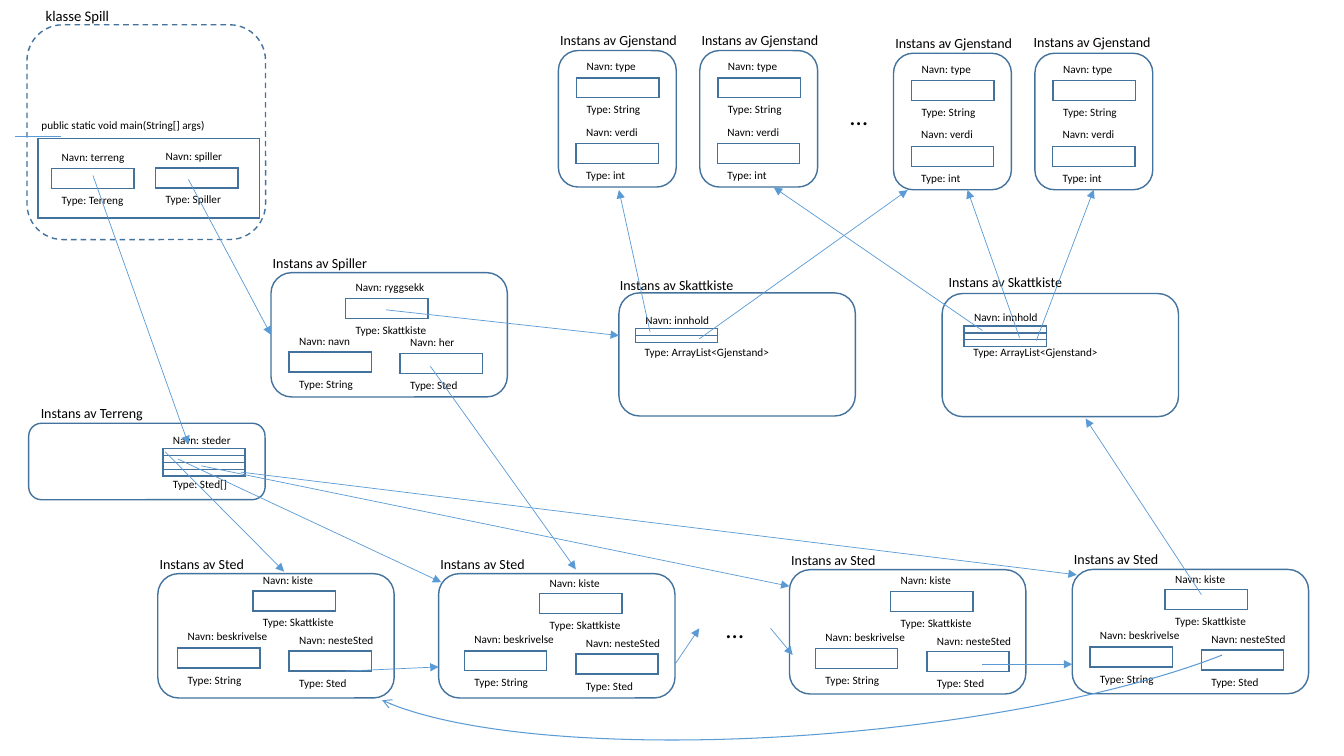
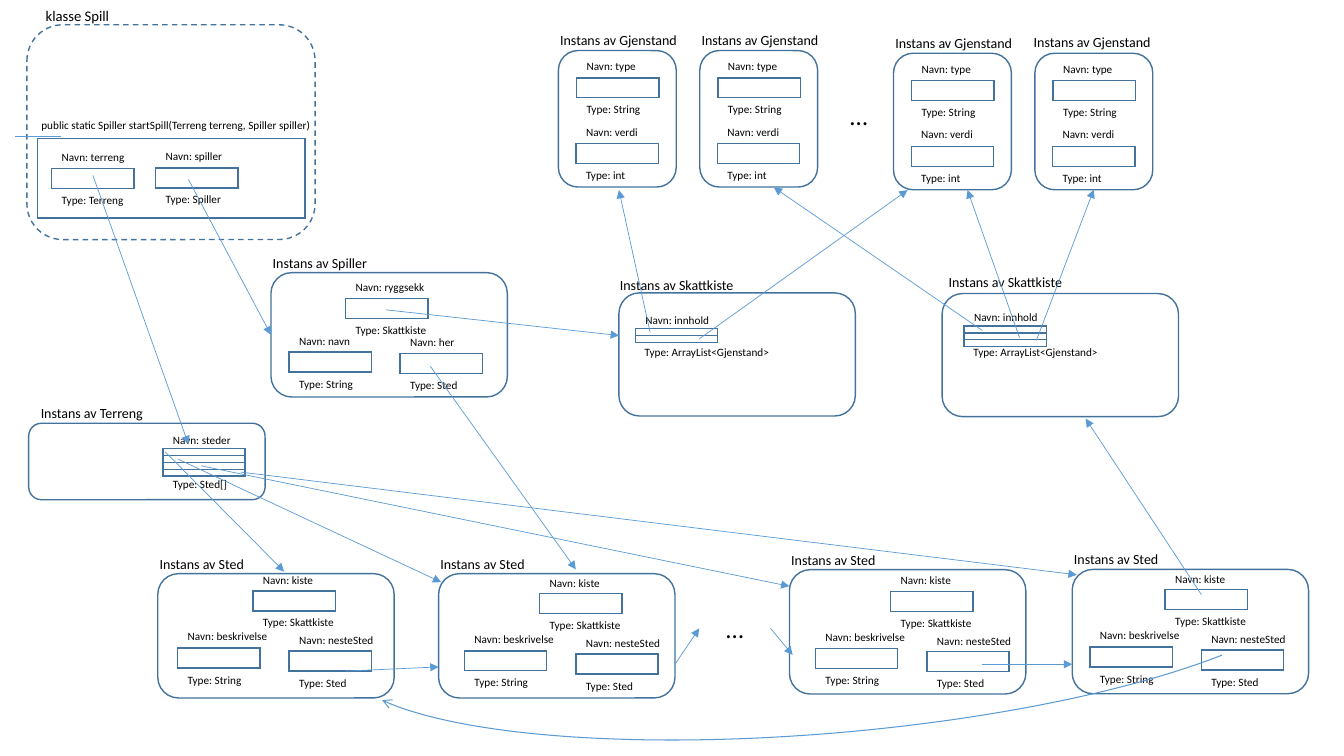
Before and after one commit to jzengler/IN1010, a slide deck: slide 2 of Eksamen/datastruktur.pptx. Drawn at 1344x756 pixels with LibreOffice and Linux fonts; fonts in the diff are those of the drawing. Boxes give left, top, right and bottom in pixels: in the first picture for what was removed or moved away, otherwise in the second. Text is boxed around its words. In the diff, an @@ line names an element or a change of style, - is before the commit and + after.

```diff
--- a/Eksamen/datastruktur.pptx
+++ b/Eksamen/datastruktur.pptx
@@ rounded rectangle: place and size @@
-rounded rectangle at box(27, 25, 266, 240)
+rounded rectangle at box(27, 25, 316, 240)
@@ rectangle: place and size @@
-rectangle at box(38, 138, 260, 218)
+rectangle at box(38, 138, 306, 218)
@@ text at box(41, 121, 310, 131): text changed @@
-public static void main(String[] args)
+public static Spiller startSpill(Terreng terreng, Spiller spiller)
```
Also in this commit, not shown: 39 other files.
